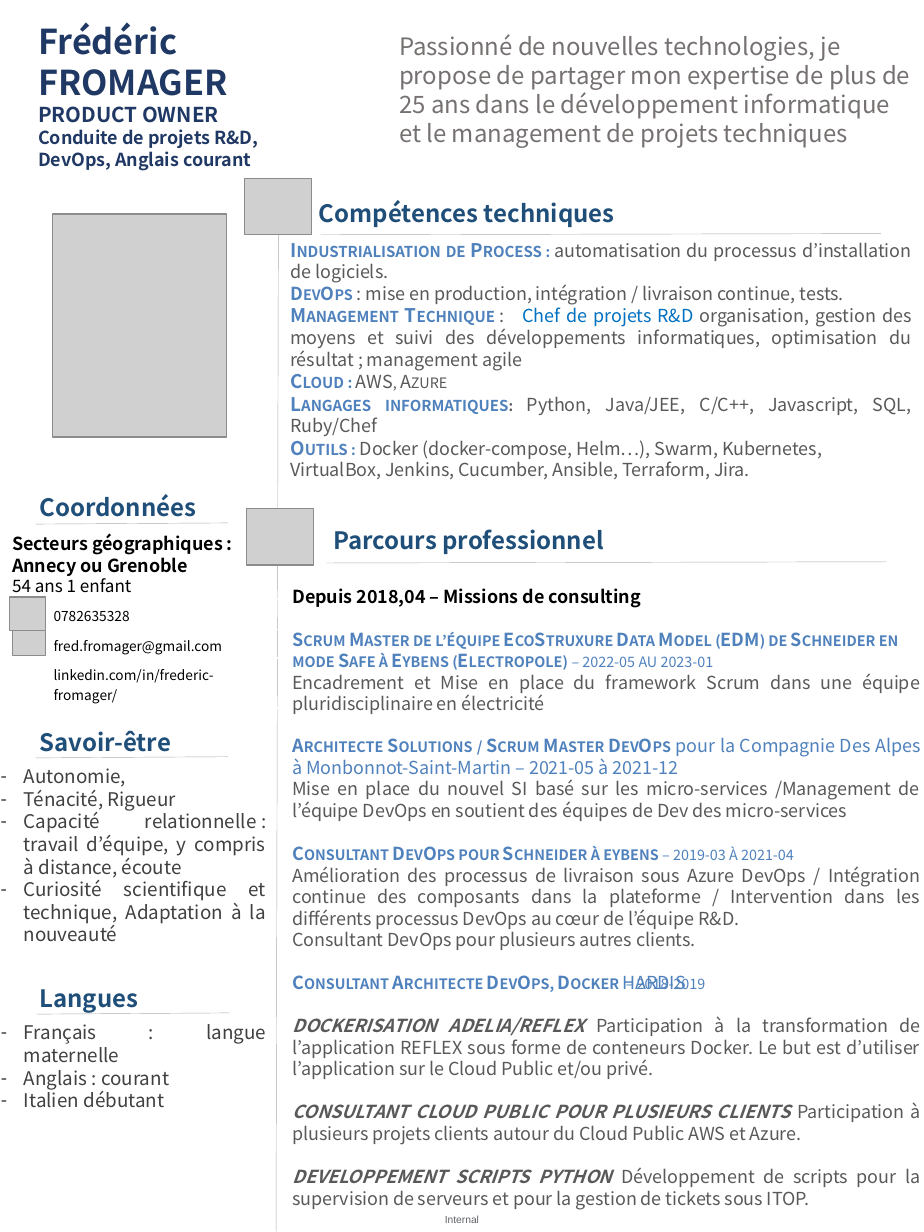
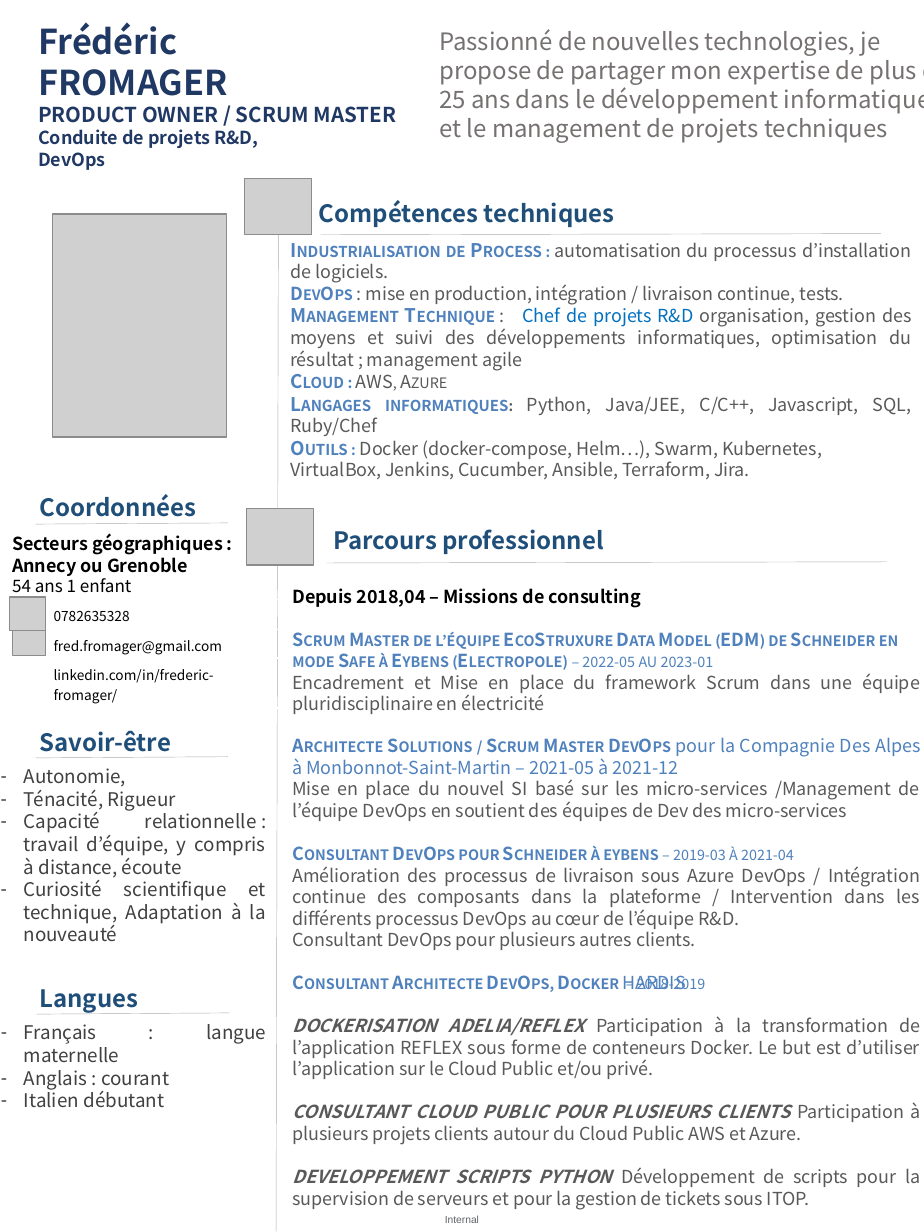
Before and after one commit to Solifred38/cv, a slide deck: slide 1 of CV_FFROMAGER.pptx. Drawn at 924x1232 pixels with LibreOffice and Linux fonts; fonts in the diff are those of the drawing; grey boxes stand for pictures; background and template pictures are left out. Boxes give left, top, right and bottom in pixels: in the first picture for what was removed or moved away, otherwise in the second. Text is boxed around its words. In the diff, an @@ line names an element or a change of style, - is before the commit and + after.

```diff
--- a/CV_FFROMAGER.pptx
+++ b/CV_FFROMAGER.pptx
@@ text "Passionné de nouvelles technologies, je ..." rewrapped from (x1=399, y1=34, x2=910, y2=148) to (x1=439, y1=29, x2=924, y2=143) @@
@@ text at (x1=38, y1=106, x2=396, y2=123): text changed @@
-PRODUCT OWNER
+PRODUCT OWNER / SCRUM MASTER
@@ text at (x1=38, y1=152, x2=105, y2=170): text changed @@
-DevOps, Anglais courant
+DevOps
```
Also in this commit, not shown: 1 other file.
